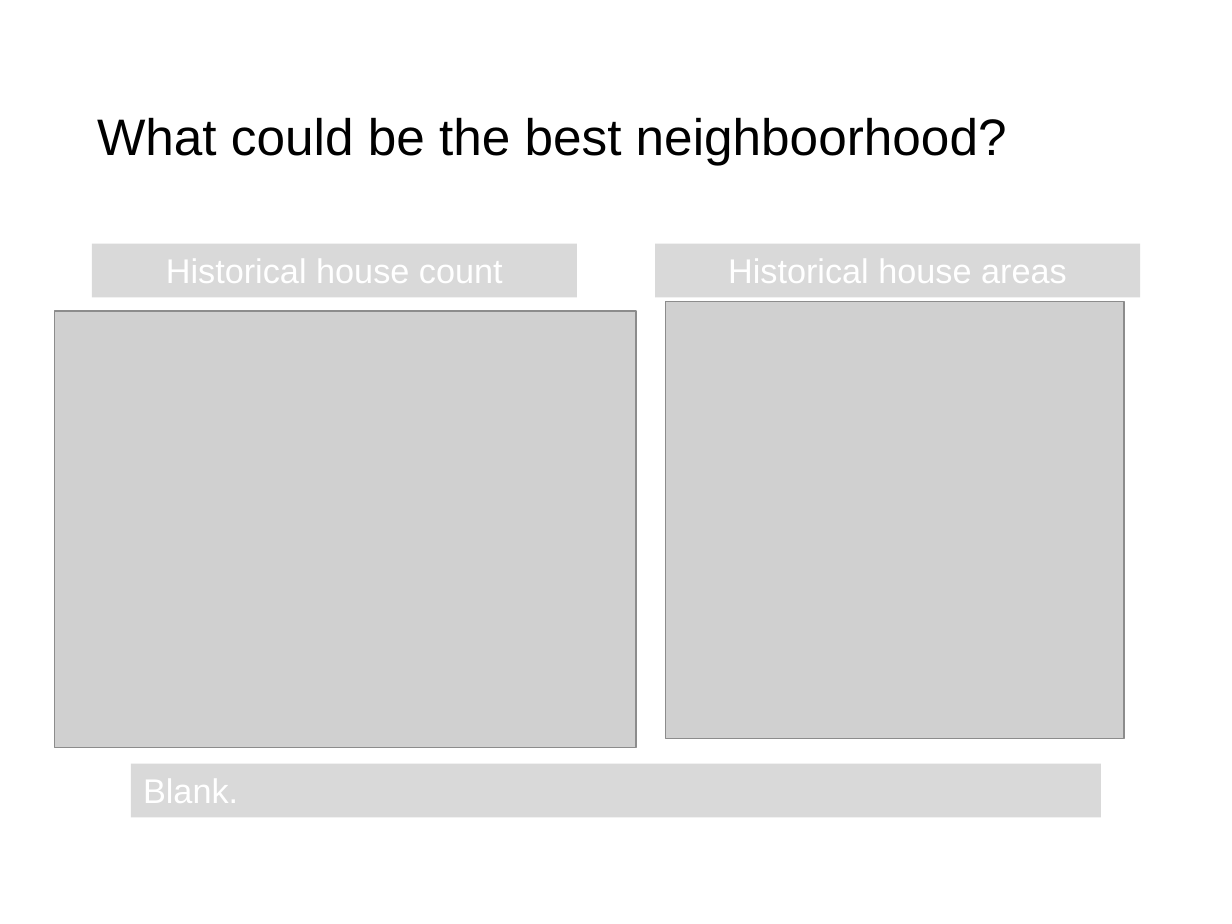
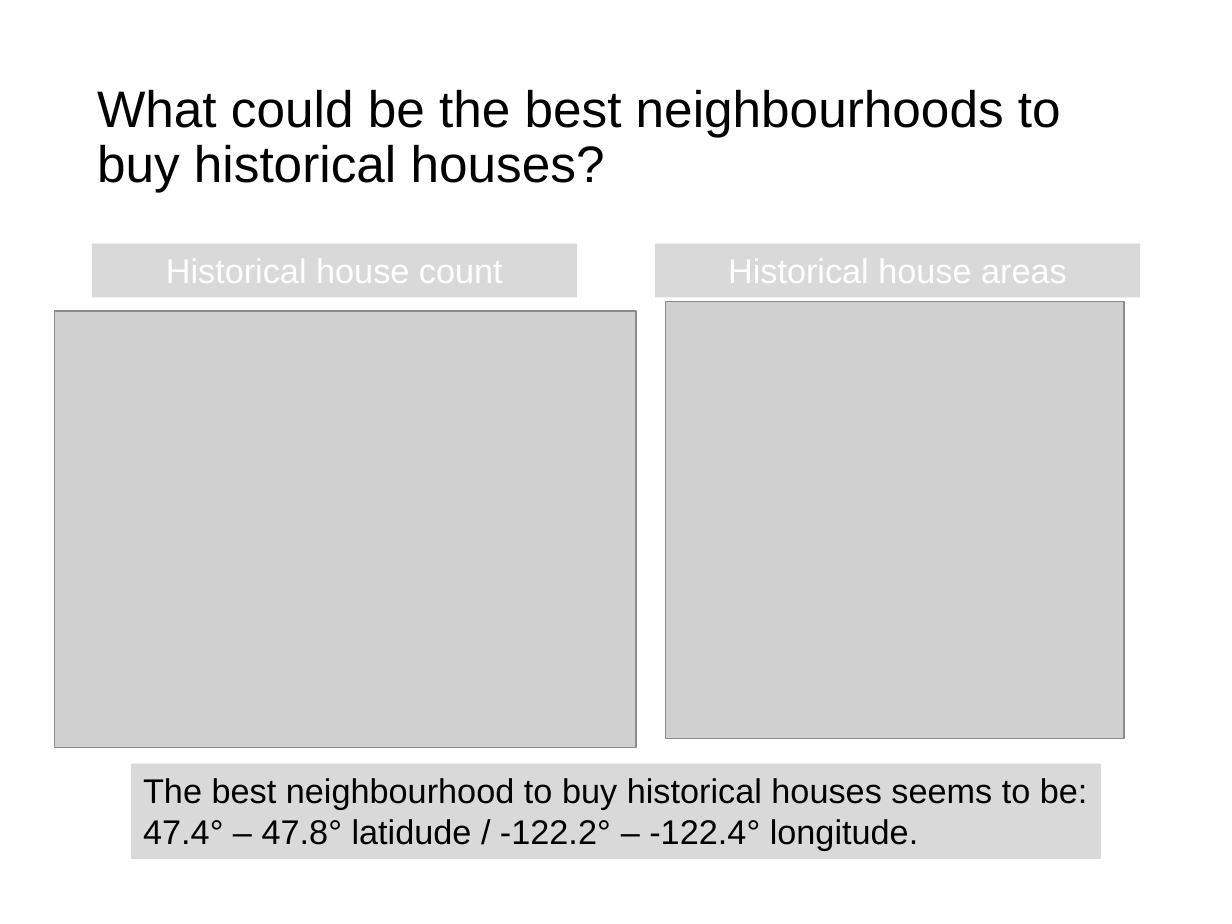
Before and after one commit to JWNowak/eda-project, a slide deck: slide 7 of EDA_presentation.pptx (slide 6 before the commit). Drawn at 1232x924 pixels with LibreOffice and Linux fonts; fonts in the diff are those of the drawing; grey boxes stand for pictures. Boxes give left, top, right and bottom in pixels: in the first picture for what was removed or moved away, otherwise in the second. Text is boxed around its words. In the diff, an @@ line names an element or a change of style, - is before the commit and + after.

```diff
--- a/EDA_presentation.pptx
+++ b/EDA_presentation.pptx
@@ title at <box>97,89,1061,192</box>: text changed @@
-What could be the best neighboorhood?
+What could be the best neighbourhoods to buy historical houses?
@@ rectangle "The best neighbourhood to buy ...": place and size @@
-rectangle "The best neighbourhood to buy ..." at <box>131,764,1100,818</box>
+rectangle "The best neighbourhood to buy ..." at <box>131,764,1100,859</box>
@@ text in rectangle at <box>143,778,1088,851</box>: text changed; text colour #FFFFFF to #000000 @@
-Blank.
+The best neighbourhood to buy historical houses seems to be: 47.4° – 47.8° latidude / -122.2° – -122.4° longitude.
```
Also in this commit, not shown: 5 other slides changed, 5 slides added, 3 slides removed.
